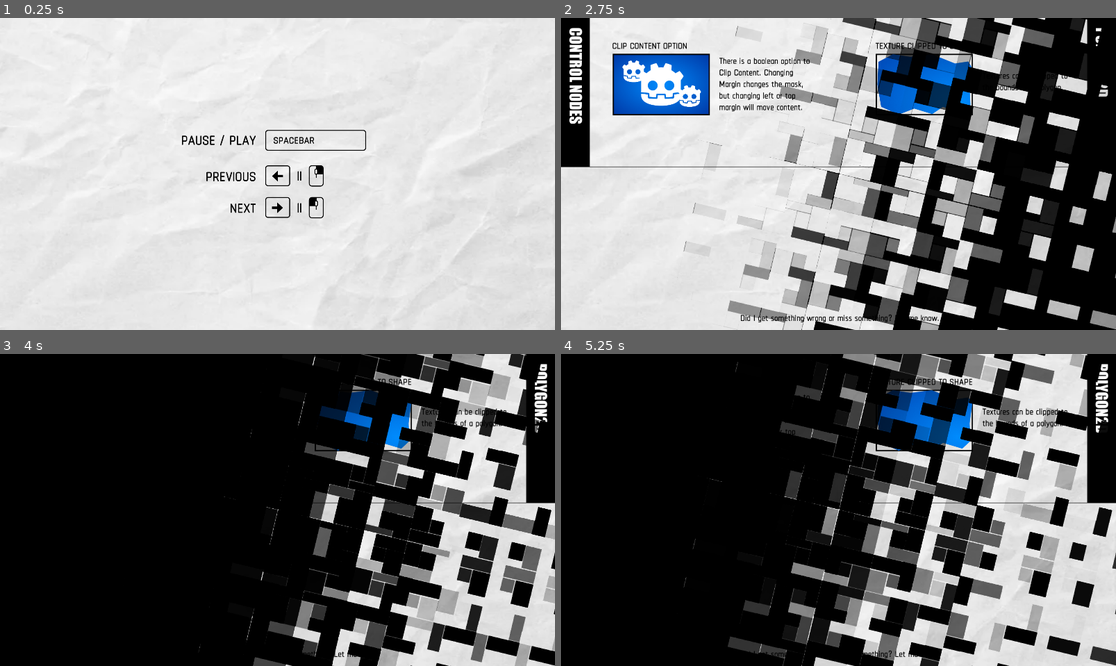
Above: before the commit, frames 1-4 (two rows, left to right).
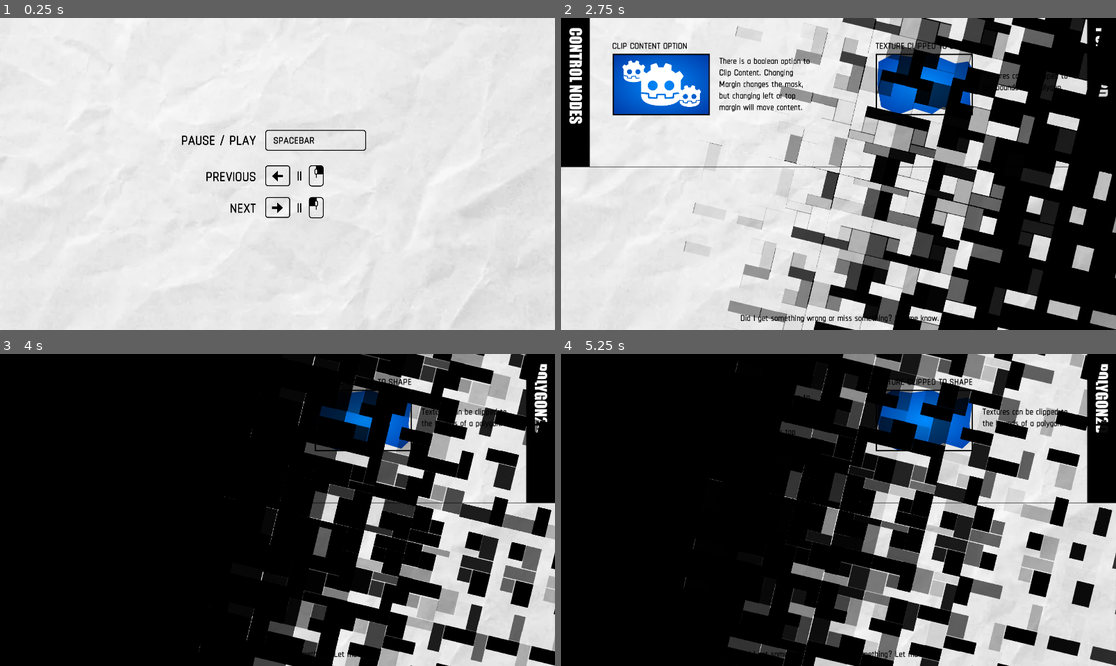
Above: after the commit, the same moments.

Repository: mightymochi/Godot-3-Masking-Methods
Game: Godot game, scene res://Scenes/MaskingGuide.tscn
Two runs of this game, one before a commit and one after it. Both use one fixed random seed, a clock stepped at 60 frames per second and the inputs below.
Inputs (mouse positions are in pixels of both pictures, inside the frame that each line leads up to):
- Up to frame 1 (0.25 s): no input
- Up to frame 2 (2.75 s): tap Enter (ui_accept) at 0.5, 0.77, 1.25, 1.52, 2 s; move the mouse to (960, 158) at 0.52 s; press the mouse at (960, 158) at 0.53 s; hold Right (ui_right) 0.53-1.28 s; move the mouse to (727, 189) at 1.27 s; release the mouse at (727, 189) at 1.28 s; hold Down (ui_down) 1.28-2.03 s; right-click (727, 189) at 1.35 s; move the mouse to (894, 105) at 2.02 s; press the mouse at (894, 105) at 2.03 s; hold Right (ui_right) from 2.03 s (still down)
- Up to frame 3 (4 s): move the mouse to (249, 572) at 2.77 s; release the mouse at (249, 572) at 2.78 s; right-click (249, 572) at 2.85 s; tap Enter (ui_accept) at 3.02, 3.5, 3.77 s; move the mouse to (444, 556) at 3.52 s; release Right (ui_right) at 3.53 s; press the mouse at (444, 556) at 3.53 s; hold Left (ui_left) from 3.53 s (still down)
- Up to frame 4 (5.25 s): tap Enter (ui_accept) at 4.25, 4.52, 5 s; move the mouse to (672, 463) at 4.27 s; release the mouse at (672, 463) at 4.28 s; right-click (672, 463) at 4.35 s; move the mouse to (866, 510) at 5.02 s; release Left (ui_left) at 5.03 s; press the mouse at (866, 510) at 5.03 s; hold Down (ui_down) from 5.03 s (still down)

The runs differ from the first frame. In frame 1, less than 0.1% of the frame differs, in the area x 33-88%, y 40-93%; in frame 2, 0.1%; in frame 3, 0.3%; in frame 4, 0.3%, in the area x 59-85%, y 11-82%.

Commit message:
Add files via upload
Added Radial and Donut shader

Diff:
--- a/Scenes/MaskingGuide.tscn
+++ b/Scenes/MaskingGuide.tscn
@@ -41,9 +41,11 @@
 [ext_resource path="res://Assets/GuideImages/mixandmatch.png" type="Texture" id=39]
 [ext_resource path="res://Assets/GuideMaskImages/ArrowMask2.png" type="Texture" id=40]
 [ext_resource path="res://Shaders/screen_mask.gdshader" type="Shader" id=41]
+[ext_resource path="res://Shaders/donut_mask.gdshader" type="Shader" id=42]
 [ext_resource path="res://Assets/GuideImages/LineBottomUp.png" type="Texture" id=43]
 [ext_resource path="res://Assets/GuideMaskImages/StarFilled_2.png" type="Texture" id=44]
 [ext_resource path="res://Assets/GuideImages/LineTopDown.png" type="Texture" id=45]
+[ext_resource path="res://Shaders/radial_mask.gdshader" type="Shader" id=46]
 [ext_resource path="res://Assets/GuideImages/ShaderDescLine.png" type="Texture" id=48]
 [ext_resource path="res://Assets/Godot.png" type="Texture" id=49]
 [ext_resource path="res://Assets/GuideImages/slice5.png" type="Texture" id=50]
@@ -2772,6 +2774,25 @@
 shader_param/wipe_direction = 1.0
 shader_param/wipe_axis_y = false
 
+[sub_resource type="ShaderMaterial" id=65]
+shader = ExtResource( 46 )
+shader_param/fill_ratio = 0.571
+shader_param/start_angle = 0.0
+shader_param/max_angle = 360.0
+shader_param/invert_fill = false
+shader_param/reflect_x = false
+shader_param/reflect_y = false
+shader_param/offset_x = 0.0
+shader_param/offset_y = 0.0
+
+[sub_resource type="ShaderMaterial" id=66]
+shader = ExtResource( 42 )
+shader_param/width = 0.457
+shader_param/gradient_ease = 0.0
+shader_param/fill_ratio = 0.605
+shader_param/x_direction = 1.0
+shader_param/y_direction = 1.0
+
 [sub_resource type="ShaderMaterial" id=33]
 shader = ExtResource( 33 )
 shader_param/rect_size = 3.055
@@ -2868,8 +2889,8 @@
 
 [sub_resource type="ShaderMaterial" id=51]
 shader = ExtResource( 67 )
-shader_param/cutoff_one = 1.238
-shader_param/cutoff_two = 1.178
+shader_param/cutoff_one = -0.01
+shader_param/cutoff_two = 0.0
 shader_param/smooth_size = 0.17
 shader_param/invert_mask = false
 shader_param/masking_color = Color( 0, 0, 0, 1 )
@@ -2887,7 +2908,8 @@
 anims/Step4 = SubResource( 63 )
 
 [node name="Paper" type="Sprite" parent="."]
-position = Vector2( 962, 538 )
+position = Vector2( 962, 680 )
+scale = Vector2( 1, 1.24912 )
 texture = ExtResource( 31 )
 
 [node name="OpeningGraphics" type="Node2D" parent="."]
@@ -3144,6 +3166,58 @@
 "_edit_use_anchors_": false
 }
 
+[node name="Radial" type="Node2D" parent="ShaderSection"]
+position = Vector2( 176, 1078 )
+
+[node name="TextureToMask" type="Sprite" parent="ShaderSection/Radial"]
+material = SubResource( 65 )
+position = Vector2( 0, 25 )
+texture = ExtResource( 85 )
+centered = false
+
+[node name="Border" type="Sprite" parent="ShaderSection/Radial"]
+position = Vector2( 0, 25 )
+texture = ExtResource( 11 )
+centered = false
+
+[node name="Label" type="Label" parent="ShaderSection/Radial"]
+modulate = Color( 0, 0, 0, 1 )
+margin_top = -16.0
+margin_right = 141.0
+margin_bottom = 21.0
+custom_fonts/font = SubResource( 29 )
+text = "RADIAL WIPE"
+__meta__ = {
+"_edit_use_anchors_": false
+}
+
+[node name="Donut" type="Node2D" parent="ShaderSection"]
+position = Vector2( 571, 1077 )
+
+[node name="TextureToMask" type="Sprite" parent="ShaderSection/Donut"]
+material = SubResource( 66 )
+position = Vector2( 0, 25 )
+texture = ExtResource( 85 )
+centered = false
+
+[node name="Border" type="Sprite" parent="ShaderSection/Donut"]
+position = Vector2( 0, 25 )
+texture = ExtResource( 11 )
+centered = false
+
+[node name="Label" type="Label" parent="ShaderSection/Donut"]
+modulate = Color( 0, 0, 0, 1 )
+margin_top = -16.0
+margin_right = 141.0
+margin_bottom = 21.0
+custom_fonts/font = SubResource( 29 )
+text = "Donut
+"
+uppercase = true
+__meta__ = {
+"_edit_use_anchors_": false
+}
+
 [node name="Sprite" type="Node2D" parent="ShaderSection"]
 position = Vector2( 571, 428 )
 
@@ -3928,8 +4002,6 @@
 position = Vector2( 0, 32 )
 antialiased = true
 texture = ExtResource( 85 )
-texture_offset = Vector2( 50, 50 )
-texture_scale = Vector2( 0.5, 0.5 )
 polygon = PoolVector2Array( 11, 31, 60, 5, 121, 14, 195, 5, 275, 37, 321, 30, 334, 53, 325, 119, 328, 180, 300, 206, 233, 186, 196, 211, 134, 192, 80, 213, 20, 186, 7, 109 )
 
 [node name="ViewDescLine2" type="Sprite" parent="PolygonSection"]
@@ -3951,7 +4023,6 @@
 }
 
 [node name="ColorRect" type="ColorRect" parent="."]
-visible = false
 material = SubResource( 51 )
 margin_right = 1929.0
 margin_bottom = 1087.0
Not shown: 1 places in Scenes/MaskingGuide.tscn that only renumber resources
